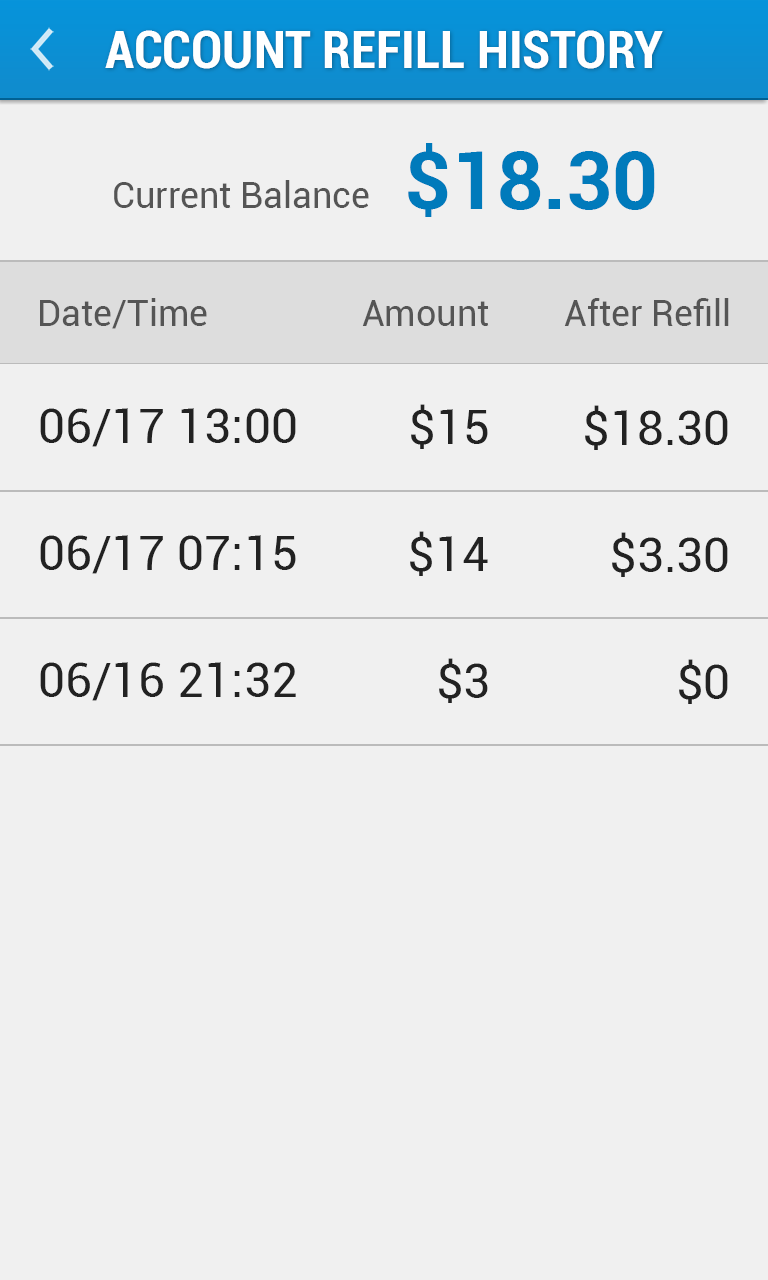
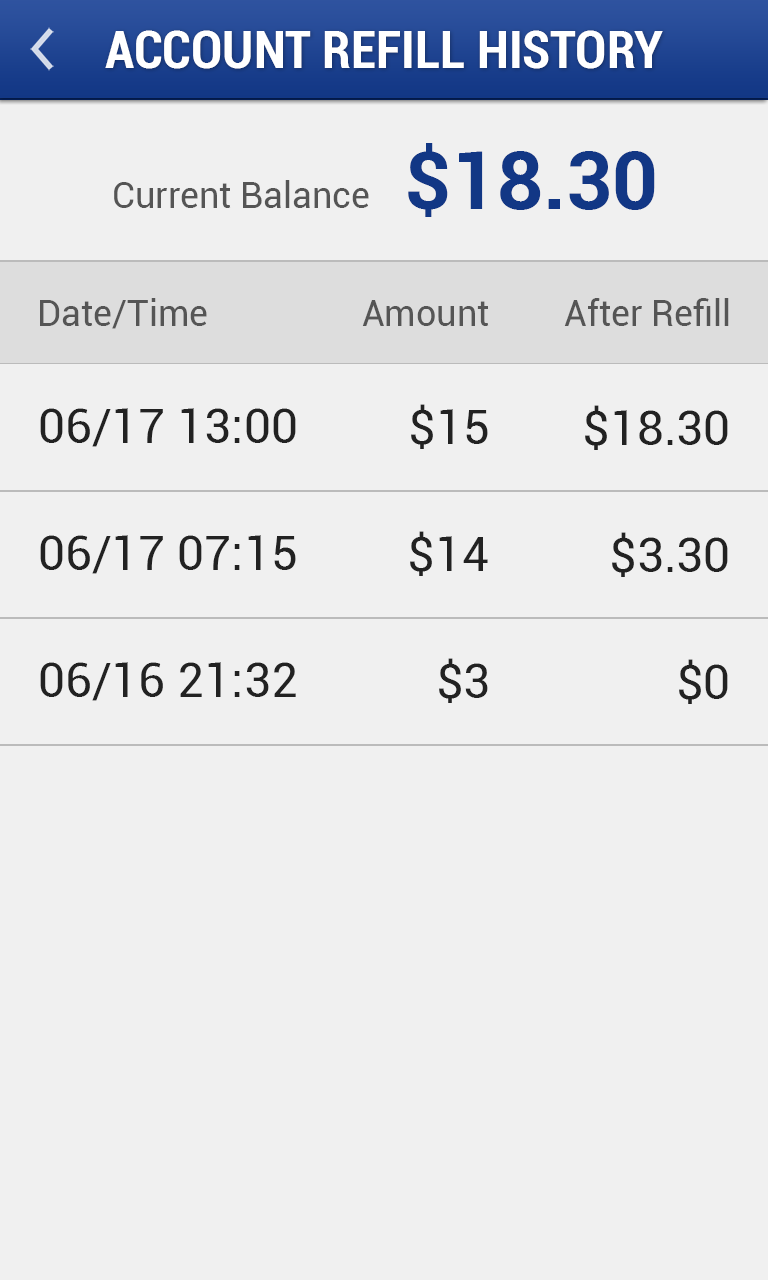
Layer changes from the first (768, 1280) image to the second:
painted on "$18.30" (1st of 2, in "cnt" › "cbalance") over left=408, top=143, right=655, bottom=217
